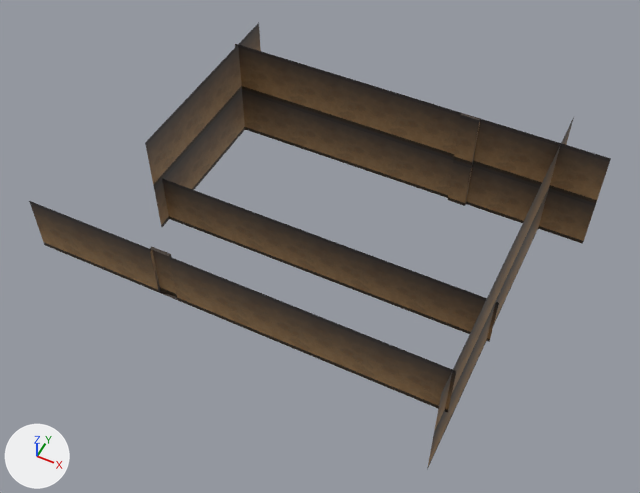
One commit to the FBX model Marks Unleashed/Assets/Models/nIVELES/Level57/nivelesRUnebound.fbx: the scene before it, then after it.
One viewpoint serves both versions: a 50 mm lens placed at (34.0, -63.4, 74.8), pointed at (3.1, -1.6, -2.5). Arrows for +X, +Y and +Z are at lower left; the lights stay in place. The picture after the commit comes second. Where no turn or scale is listed for an object, it has been applied to the vertices. Vertices at exactly the same position are counted once.
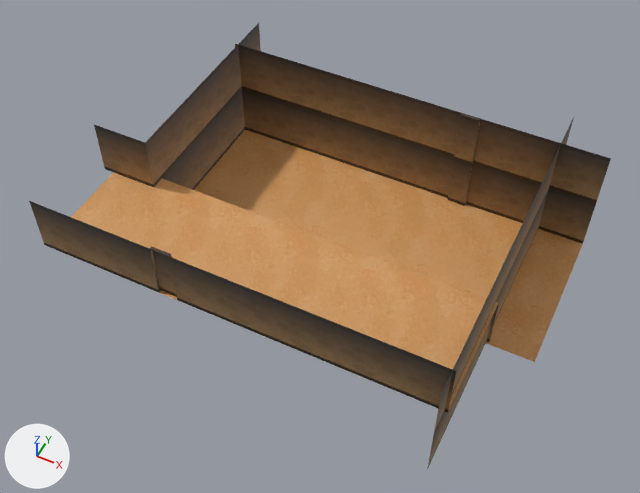
The change in detail:
Picture 'DefaultMaterial_AlbedoTransparency.png' (img_defaultmaterial_albedotransparency_png) is new.
Material 'Material.004' (mat_material_004) is new.
Its texture is img_wall_stone_01_albedotransparency_png.
Material 'suelo' (mat_suelo) is new.
Its texture is img_defaultmaterial_albedotransparency_png.
me_plane_001 is used by ob_plane; location (0.0, -2.2, -6.1).
Verts and faces of me_plane_001; kept vertices keep their numbers, new ones are numbered from 173.
me_plane_001 had 173 vertices, 98 faces and spanned x -23.8..30.2, y -17.9..24.8, z -1.0..13.3.
me_plane_001 now has 179 vertices, 100 faces and spans x -25.1..30.2, y -17.9..24.8, z -1.0..13.3.
Part 1, on me_plane_001:
New vertex 173 is at (-25.1, -1.8, 6.1), pixel (104, 169).
New vertex 174 is at (-25.1, -1.8, 13.3), pixel (93, 124).
New vertex 175 is at (-25.1, -1.8, 6.6), pixel (104, 166).
New vertices 176, 177, 178 stand at vertices 173, 174, 175, in that order, plus (7.2, 0.0, 0.0).
New faces: (174, 175, 178, 177), (173, 176, 178, 175) (mat_material_004 (picture img_wall_stone_01_albedotransparency_png)).
me_plane_001 gains material mat_material_004 (picture img_wall_stone_01_albedotransparency_png).
Mesh me_plane_010 is new.
It has 8 vertices, 2 faces and spans x -23.8..30.2, y -17.3..17.1, z -7.1..0.0.
It uses material mat_suelo (picture img_defaultmaterial_albedotransparency_png).
Object 'Plane.001' (ob_plane_001) is new; it shows me_plane_010.
Its location is (0.0, 0.0, 0.0).

Location of each change, (x1, y1, x2, y2) in pixels of the pictures (640 x 493 px):
'Plane.001', added (orange)
    after: (71, 130, 583, 411)
part 1 of me_plane_001, added (brown)
    after: (94, 124, 154, 187)
